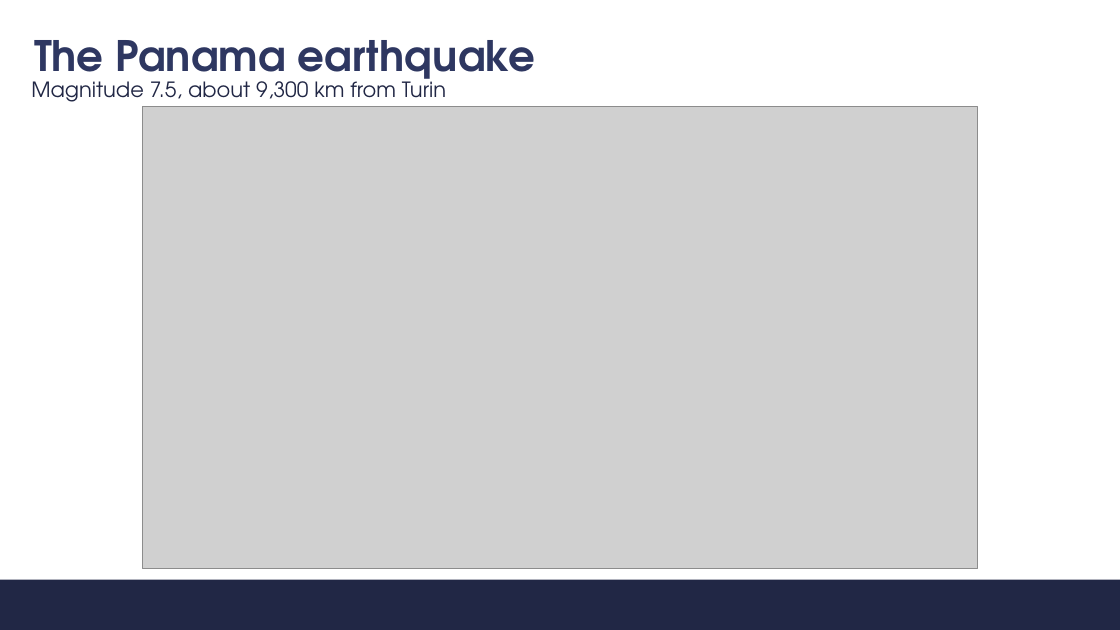
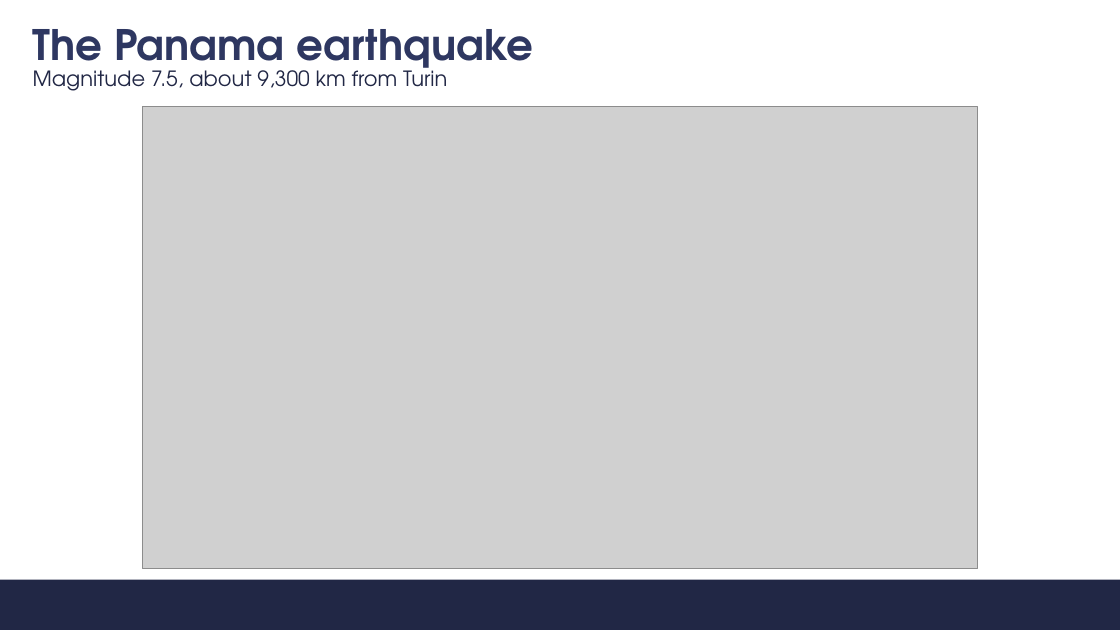
Before and after one commit to s347960/Presentazione, a slide deck: slide 16 of Discussione.pptx. Drawn at 1120x630 pixels with LibreOffice and Linux fonts; fonts in the diff are those of the drawing; grey boxes stand for pictures; background and template pictures are left out. Boxes give left, top, right and bottom in pixels: in the first picture for what was removed or moved away, otherwise in the second. Text is boxed around its words. In the diff, an @@ line names an element or a change of style, - is before the commit and + after.

```diff
--- a/Discussione.pptx
+++ b/Discussione.pptx
@@ title "The Panama earthquake": place and size @@
-title "The Panama earthquake" at (34,40,535,89)
+title "The Panama earthquake" at (33,29,533,78)
@@ text "Magnitude 7.5, about 9,300 km ..." rewrapped from (31,75,446,107) to (33,64,447,91) @@
```
Also in this commit, not shown: 4 other slides changed, 5 other files.
